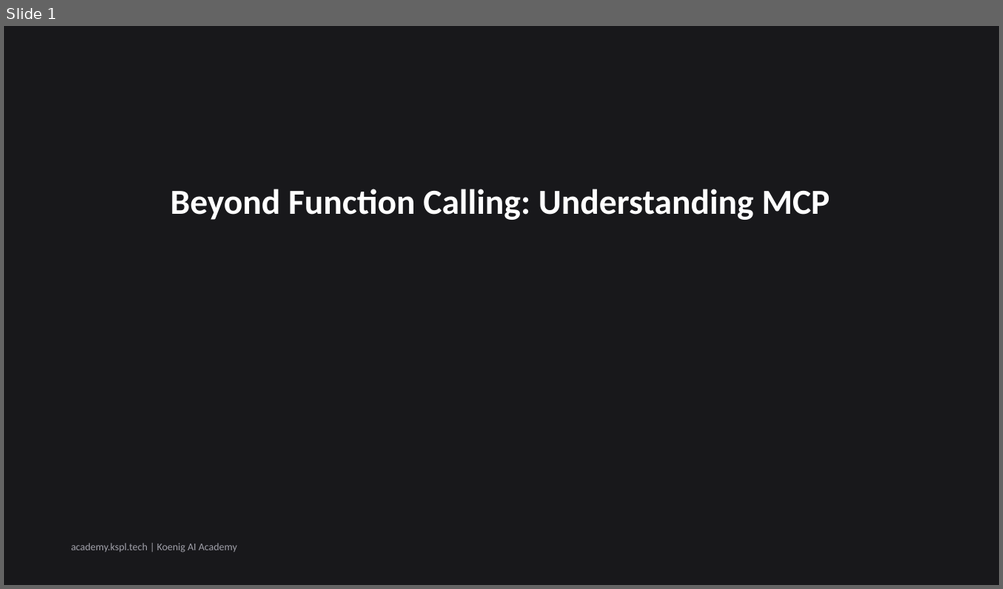
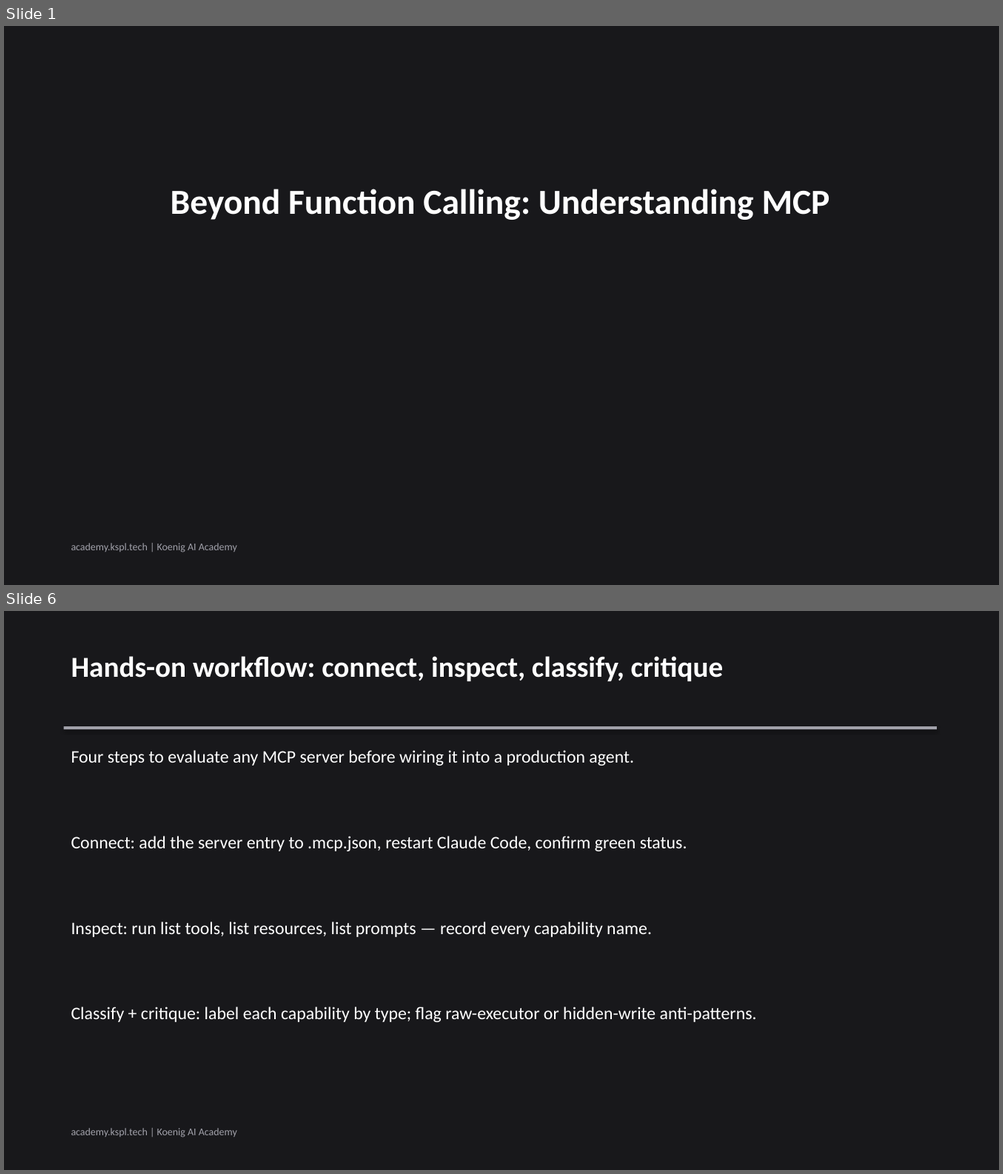
Before and after one commit to Koenig-Solutions-Private-Limited/koenig-ai-org, a slide deck: vault/courses/claude-tool-use-from-zero/ch02-slides.pptx. Shown one above the other, each under a label of ours: slide 1 before the commit, slides 1 and 6 after it; the slides between them are not shown. The pictures are 1003x589 and 1003x1174 pixels, drawn with LibreOffice and Linux fonts; fonts in the diff are those of the drawing. Boxes give left, top, right and bottom in pixels: in the first picture for what was removed or moved away, otherwise in the second. Text is boxed around its words. In the diff, an @@ line names an element or a change of style, - is before the commit and + after.

```diff
--- a/vault/courses/claude-tool-use-from-zero/ch02-slides.pptx
+++ b/vault/courses/claude-tool-use-from-zero/ch02-slides.pptx
@@ slide 6 added at bbox=[4, 611, 999, 1170], background #18181B @@
@@ text added at bbox=[71, 656, 723, 681], 28 pt, text #FFFFFF, bold @@
+Hands-on workflow: connect, inspect, classify, critique
@@ rectangle added at bbox=[64, 726, 936, 729], fill #A1A1AA @@
@@ text added at bbox=[71, 750, 634, 766], 17 pt, text #FFFFFF @@
+Four steps to evaluate any MCP server before wiring it into a production agent.
@@ text added at bbox=[71, 836, 687, 851], 17 pt, text #FFFFFF @@
+Connect: add the server entry to .mcp.json, restart Claude Code, confirm green status.
@@ text added at bbox=[71, 922, 652, 937], 17 pt, text #FFFFFF @@
+Inspect: run list tools, list resources, list prompts — record every capability name.
@@ text added at bbox=[71, 1007, 757, 1022], 17 pt, text #FFFFFF @@
+Classify + critique: label each capability by type; flag raw-executor or hidden-write anti-patterns.
@@ text added at bbox=[71, 1128, 237, 1138], 10 pt, text #A1A1AA @@
+academy.kspl.tech | Koenig AI Academy
```
Also in this commit, not shown: 3 slides changed, 2 other slides added, 3 slides removed.
